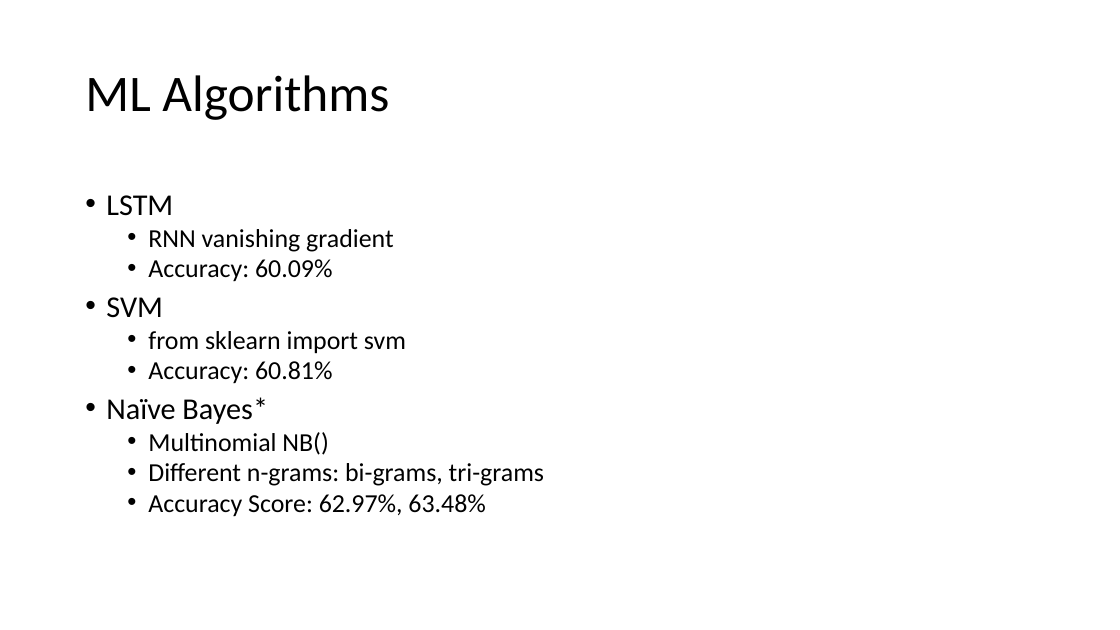
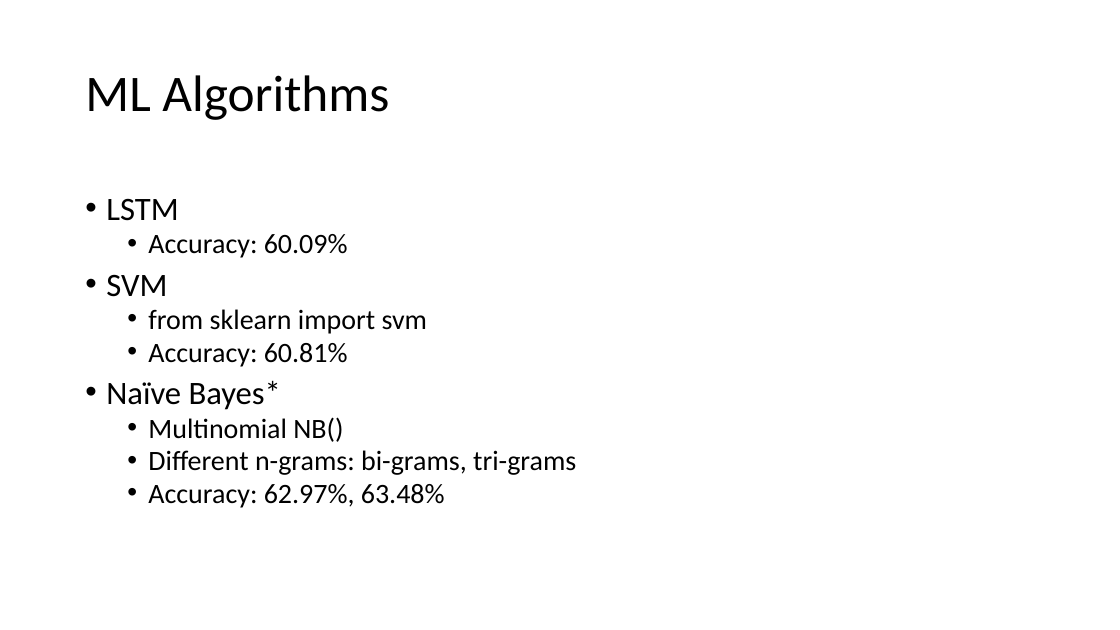
Before and after one commit to dsstudent2022/NLP-Spring-2022-Group5, a slide deck: slide 12 of final-group-presentation.pptx (slide 11 before the commit). Drawn at 1120x630 pixels with LibreOffice and Linux fonts; fonts in the diff are those of the drawing. Boxes give left, top, right and bottom in pixels: in the first picture for what was removed or moved away, otherwise in the second. Text is boxed around its words. In the diff, an @@ line names an element or a change of style, - is before the commit and + after.

```diff
--- a/final-group-presentation.pptx
+++ b/final-group-presentation.pptx
@@ text at [106,198,576,475]: size 25.9 to 28 pt in "LSTM", "SVM", "Naïve Bayes*"; size 22.2 to 24 pt in "Accuracy: 60.09%", "from sklearn import svm", "Accuracy: 60.81%", "Multinomial NB()" and 1 more places @@
@@ text at [148,229,393,252]: paragraph removed @@
-  • RNN vanishing gradient
@@ text at [148,484,445,508]: text changed; size 22.2 to 24 pt @@
-  • Accuracy Score: 62.97%, 63.48%
+  • Accuracy: 62.97%, 63.48%
```
Also in this commit, not shown: 6 other slides changed, 1 slide added.
